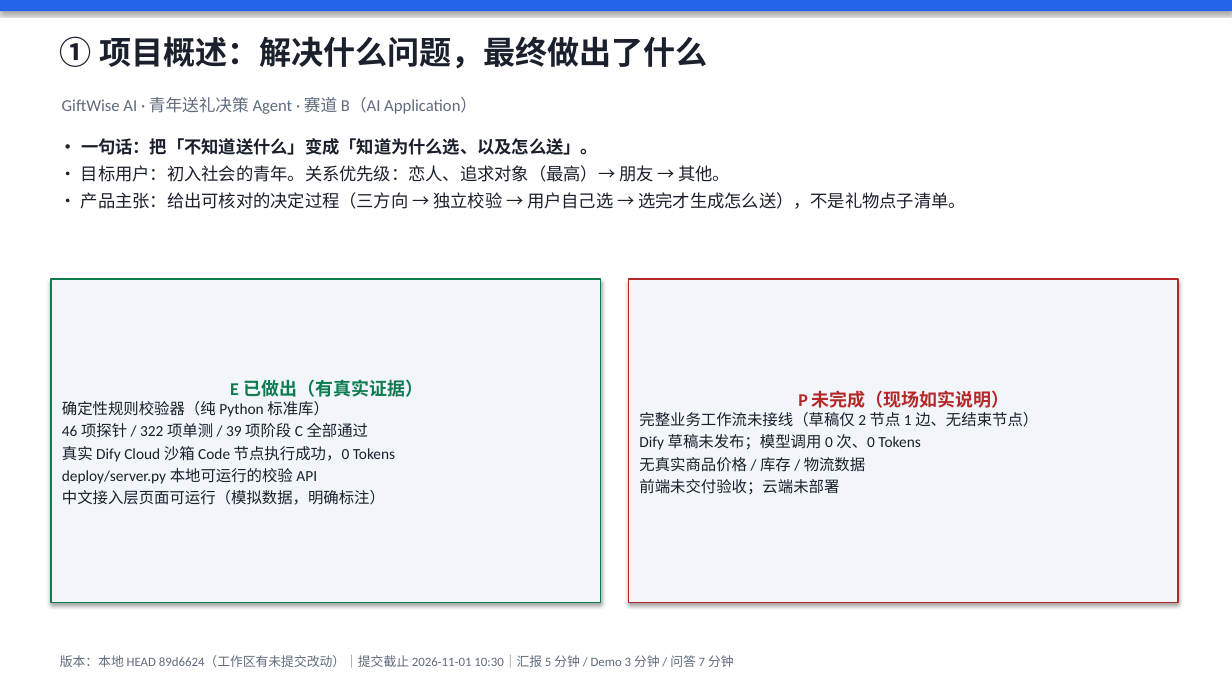
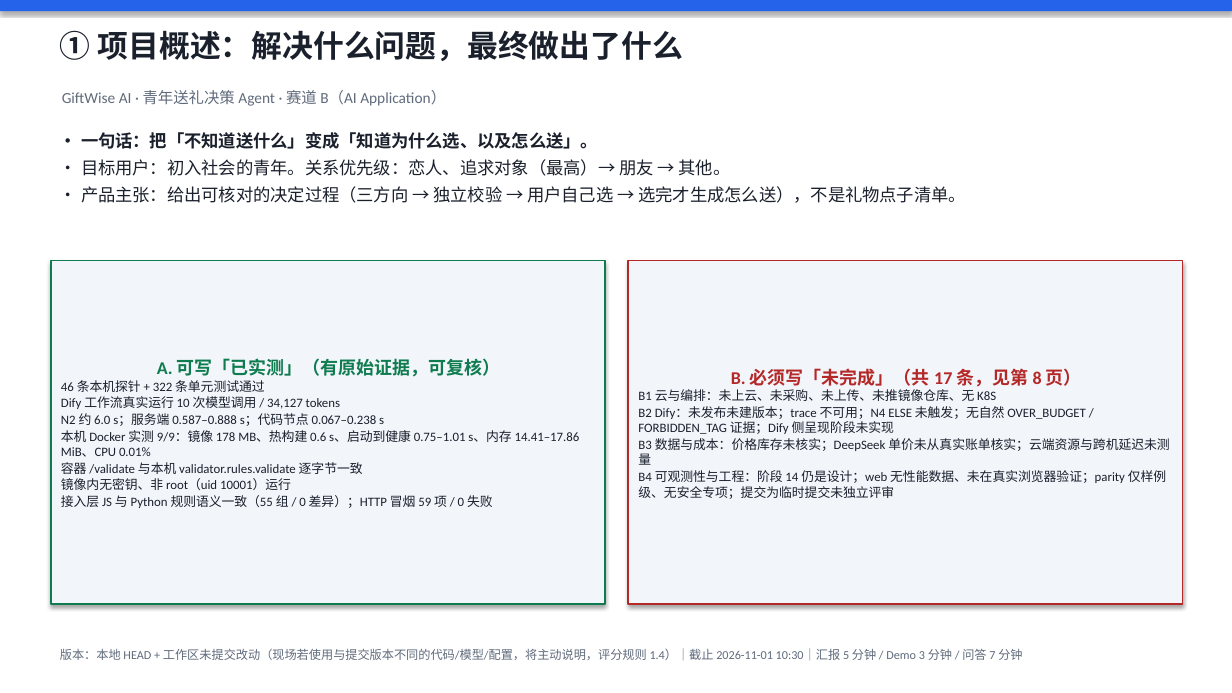
Before and after one commit to sunnyyang0822-stack/GiftWise-AI, a slide deck: slide 1 of docs/competition/答辩PPT-GiftWise.pptx. Drawn at 1232x693 pixels with LibreOffice and Linux fonts; fonts in the diff are those of the drawing. Boxes give left, top, right and bottom in pixels: in the first picture for what was removed or moved away, otherwise in the second. Text is boxed around its words. In the diff, an @@ line names an element or a change of style, - is before the commit and + after.

Commit message:
快照：#9 发布线在途改动（答辩 PPT / 架构图 / 材料清单 / 演示脚本）

```diff
--- a/docs/competition/答辩PPT-GiftWise.pptx
+++ b/docs/competition/答辩PPT-GiftWise.pptx
@@ text "① 项目概述：解决什么问题，最终做出了什么" at <box>60,30,683,61</box>: size 25 to 24 pt @@
@@ text "GiftWise AI · 青年送礼决策 Agent ...": place and size @@
-text "GiftWise AI · 青年送礼决策 Agent ..." at <box>62,97,477,114</box>
+text "GiftWise AI · 青年送礼决策 Agent ..." at <box>62,90,446,106</box>
@@ text "GiftWise AI · 青年送礼决策 Agent ..." at <box>62,90,446,106</box>: size 13 to 12 pt @@
@@ text "• 一句话：把「不知道送什么」变成「知道为什么选、以及怎么送」。": place and size @@
-text "• 一句话：把「不知道送什么」变成「知道为什么选、以及怎么送」。" at <box>81,138,966,209</box>
+text "• 一句话：把「不知道送什么」变成「知道为什么选、以及怎么送」。" at <box>81,132,966,203</box>
@@ rectangle "A. 可写「已实测」（有原始证据，可复核）": place and size @@
-rectangle "A. 可写「已实测」（有原始证据，可复核）" at <box>51,279,601,603</box>
+rectangle "A. 可写「已实测」（有原始证据，可复核）" at <box>51,261,605,604</box>
@@ rectangle "B. 必须写「未完成」（共 17 条，见第 8 ...": place and size @@
-rectangle "B. 必须写「未完成」（共 17 条，见第 8 ..." at <box>628,279,1178,603</box>
+rectangle "B. 必须写「未完成」（共 17 条，见第 8 ..." at <box>628,261,1183,604</box>
@@ text in rectangle at <box>61,358,580,508</box>: text changed; size 12 to 10 pt @@
-E 已做出（有真实证据）
-确定性规则校验器（纯 Python 标准库）
-46 项探针 / 322 项单测 / 39 项阶段 C 全部通过
-真实 Dify Cloud 沙箱 Code 节点执行成功，0 Tokens
-deploy/server.py 本地可运行的校验 API
-中文接入层页面可运行（模拟数据，明确标注）
+A. 可写「已实测」（有原始证据，可复核）
+46 条本机探针 + 322 条单元测试通过
+Dify 工作流真实运行 10 次模型调用 / 34,127 tokens
+N2 约 6.0 s；服务端 0.587–0.888 s；代码节点 0.067–0.238 s
+本机 Docker 实测 9/9：镜像 178 MB、热构建 0.6 s、启动到健康 0.75–1.01 s、内存 14.41–17.86 MiB、CPU 0.01%
+容器 /validate 与本机 validator.rules.validate 逐字节一致
+镜像内无密钥、非 root（uid 10001）运行
+接入层 JS 与 Python 规则语义一致（55 组 / 0 差异）；HTTP 冒烟 59 项 / 0 失败
@@ text in rectangle at <box>638,368,1169,499</box>: text changed; size 12 to 10 pt @@
-P 未完成（现场如实说明）
-完整业务工作流未接线（草稿仅 2 节点 1 边、无结束节点）
-Dify 草稿未发布；模型调用 0 次、0 Tokens
-无真实商品价格 / 库存 / 物流数据
-前端未交付验收；云端未部署
+B. 必须写「未完成」（共 17 条，见第 8 页）
+B1 云与编排：未上云、未采购、未上传、未推镜像仓库、无 K8S
+B2 Dify：未发布未建版本；trace 不可用；N4 ELSE 未触发；无自然 OVER_BUDGET / FORBIDDEN_TAG 证据；Dify 侧呈现阶段未实现
+B3 数据与成本：价格库存未核实；DeepSeek 单价未从真实账单核实；云端资源与跨机延迟未测量
+B4 可观测性与工程：阶段 14 仍是设计；web 无性能数据、未在真实浏览器验证；parity 仅样例级、无安全专项；提交为临时提交未独立评审
@@ text at <box>60,649,1022,660</box>: text changed; size 10 to 9.5 pt @@
-版本：本地 HEAD 89d6624（工作区有未提交改动）｜提交截止 2026-11-01 10:30｜汇报 5 分钟 / Demo 3 分钟 / 问答 7 分钟
+版本：本地 HEAD + 工作区未提交改动（现场若使用与提交版本不同的代码/模型/配置，将主动说明，评分规则 1.4）｜截止 2026-11-01 10:30｜汇报 5 分钟 / Demo 3 分钟 / 问答 7 分钟
```
Also in this commit, not shown: 5 other slides changed, 2 slides added, 2 slides removed, 4 other files.
